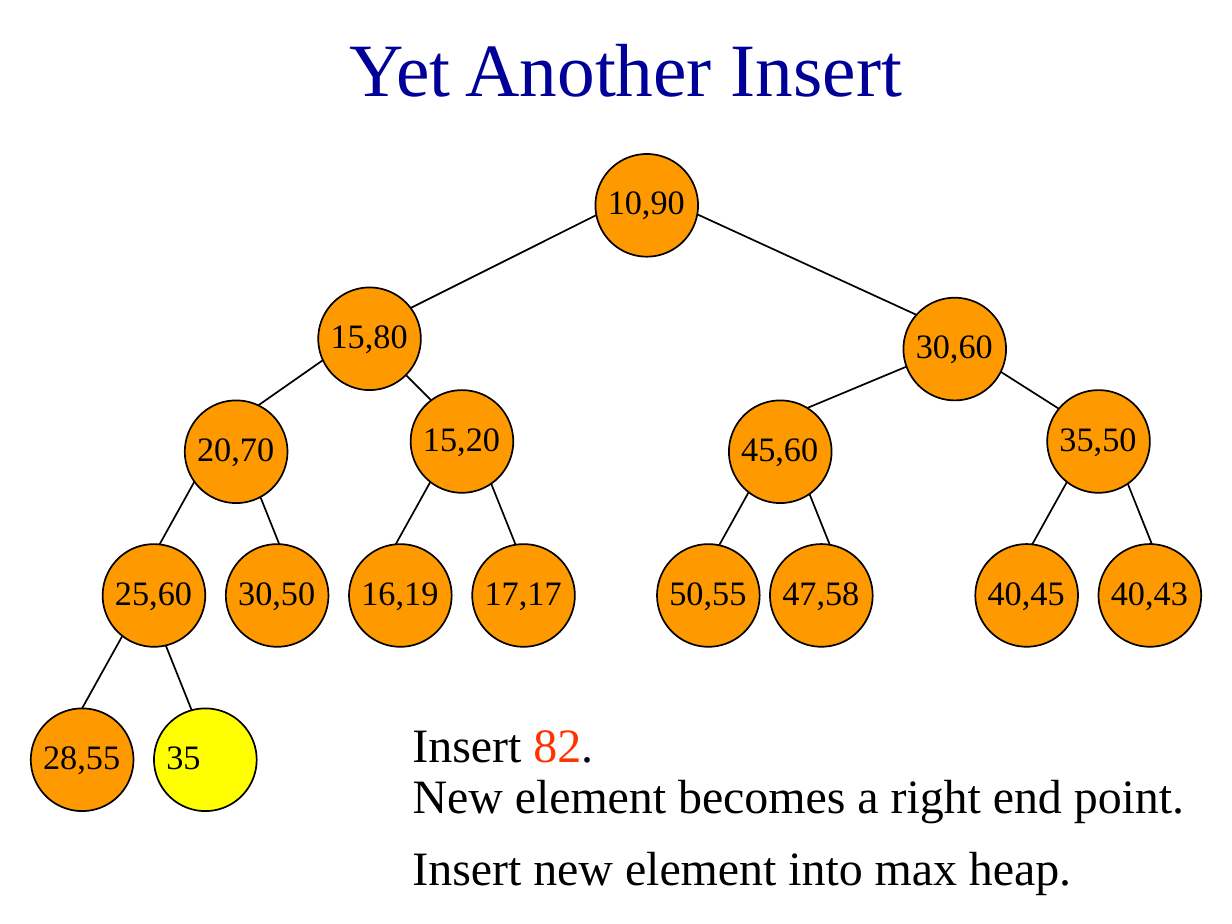
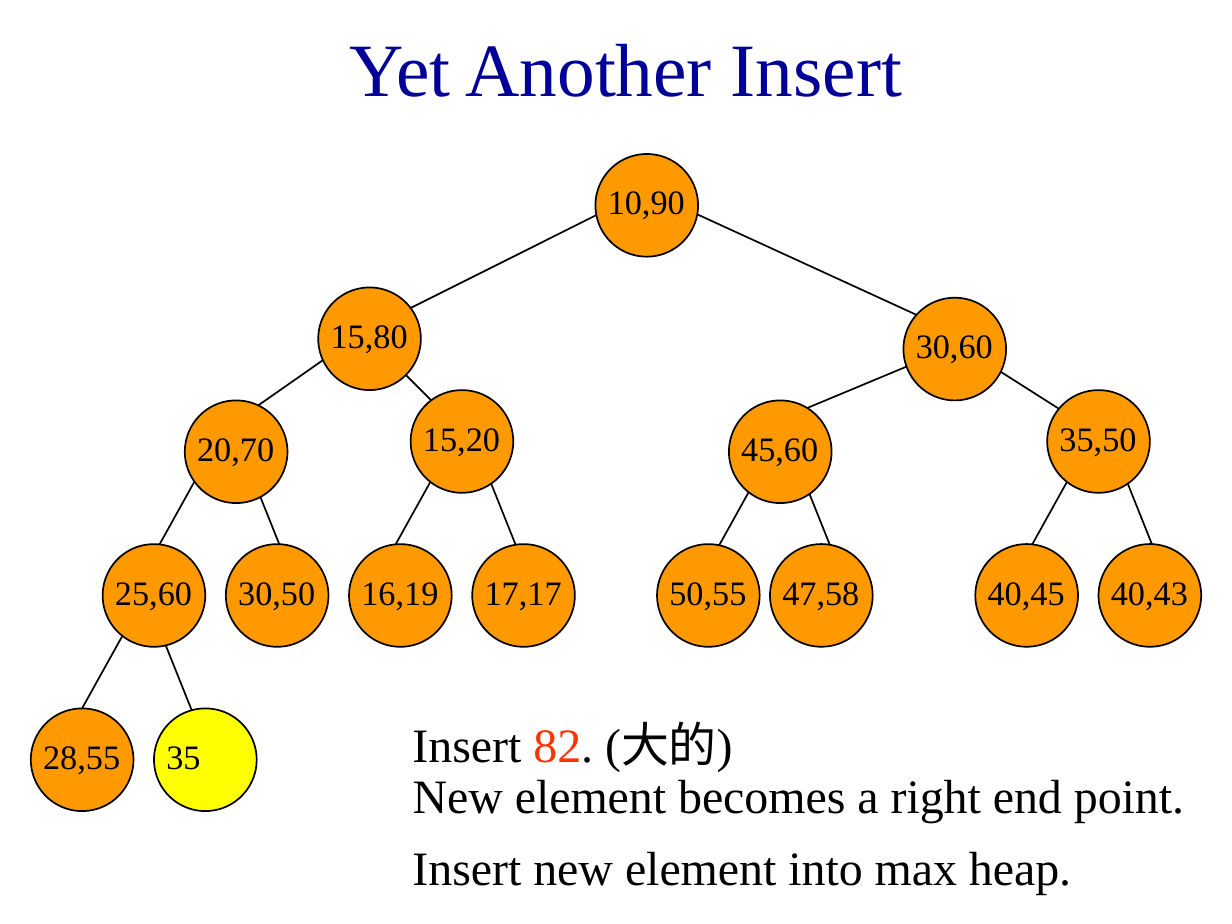
Before and after one commit to weberlu88/2020-NCU-CS-DataStructure, a slide deck: slide 9 of PPT/chap9-doubled ended heap.ppt. Drawn at 1232x924 pixels with LibreOffice and Linux fonts; fonts in the diff are those of the drawing. Boxes give left, top, right and bottom in pixels: in the first picture for what was removed or moved away, otherwise in the second. Text is boxed around its words. In the diff, an @@ line names an element or a change of style, - is before the commit and + after.

```diff
--- a/PPT/chap9-doubled ended heap.ppt
+++ b/PPT/chap9-doubled ended heap.ppt
@@ text at <box>412,725,733,772</box>: text changed @@
-Insert 82.
+Insert 82. (大的)
```
Also in this commit, not shown: 3 other slides changed.
